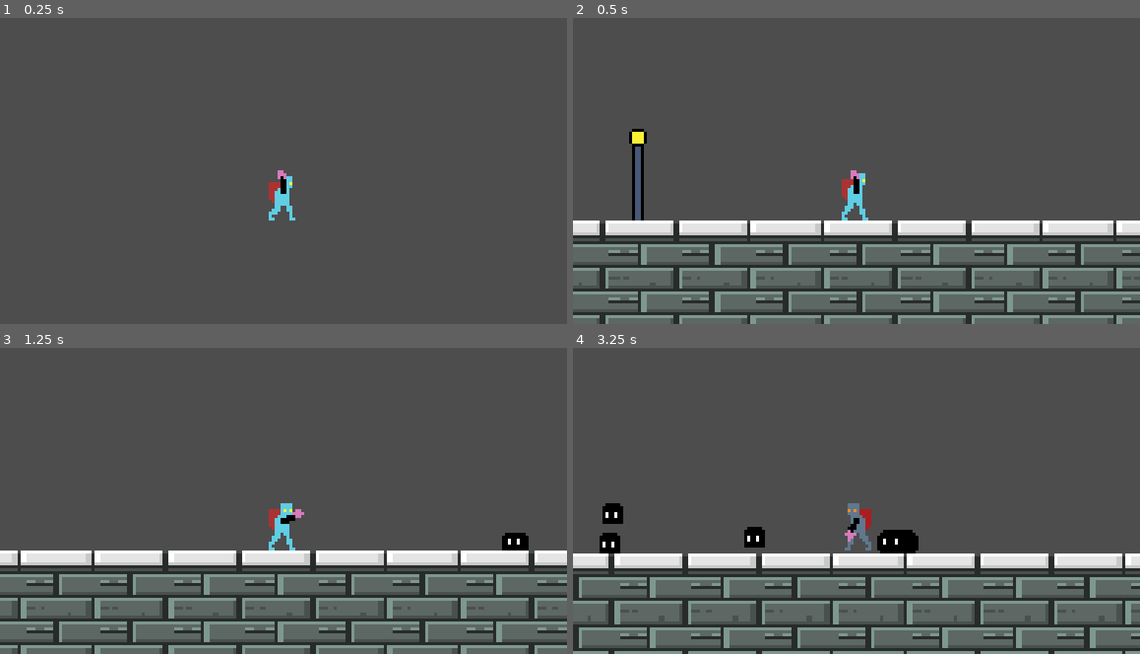
Above: before the commit, frames 1-4 (two rows, left to right).
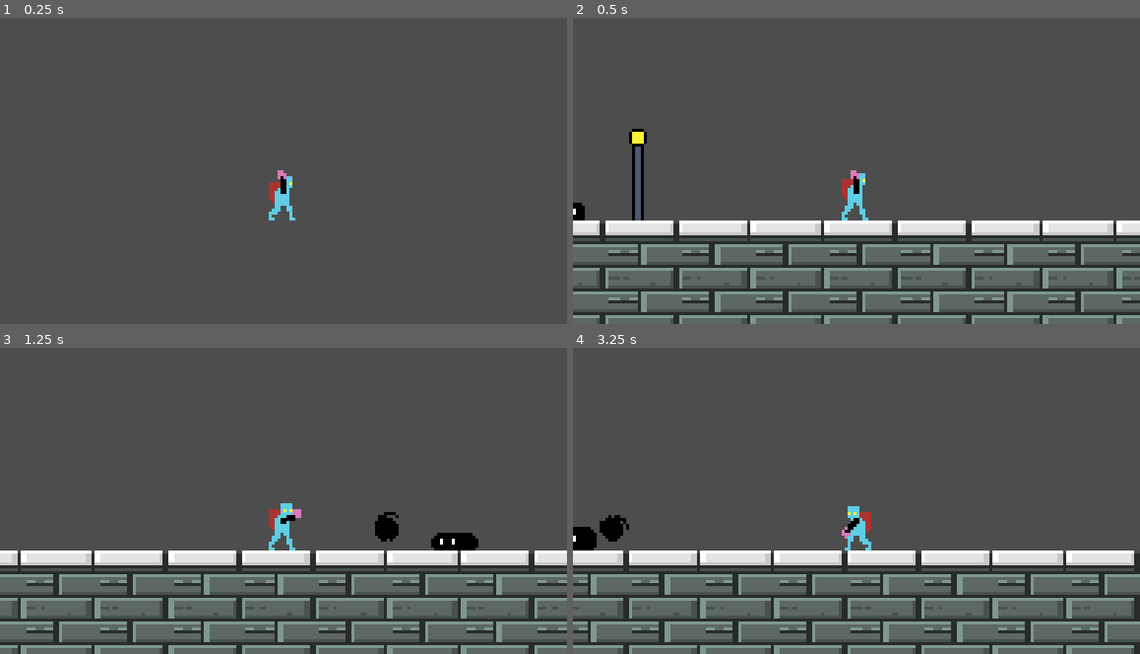
Above: after the commit, the same moments.

Repository: Bbubbee/Qman
Game: Godot game, scene res://scenes/main/main.tscn
Same seed, same stepped clock (60 frames per second), same inputs: the game is played once before the commit and once after it.
Inputs (mouse positions are in pixels of both pictures, inside the frame that each line leads up to):
- Up to frame 1 (0.25 s): no input
- Up to frame 2 (0.5 s): no input
- Up to frame 3 (1.25 s): move the mouse to (408, 479) at 0.52 s; press the mouse at (408, 479) at 0.53 s; hold D (right) from 0.53 s (still down); tap Space (jump) at 0.77 s
- Up to frame 4 (3.25 s): move the mouse to (743, 510) at 1.27 s; release the mouse at (743, 510) at 1.28 s; click (743, 510) at 1.35 s; tap Space (jump) at 1.52, 3.02 s; move the mouse to (913, 424) at 2.02 s; release D (right) at 2.03 s; press the mouse at (913, 424) at 2.03 s; hold A (left) 2.03-2.78 s; move the mouse to (828, 559) at 2.77 s; release the mouse at (828, 559) at 2.78 s; hold D (right) from 2.78 s (still down); click (828, 559) at 2.85 s

Frame 1 is identical in both runs. In frame 2, 0.1% of the frame differs, in the area x 0-3%, y 60-67%; in frame 3, 1.0%; in frame 4, 25%, in the area x 0-100%, y 50-100%.

Commit message:
gust ranged attack

Diff:
--- a/components/h_boxes/health_component.gd
+++ b/components/h_boxes/health_component.gd
@@ -18,7 +18,7 @@
 	var direction = (actor.global_position - attack.global_position).normalized()
 	attack.direction = direction
 
-	if health >= 0:
+	if health > 0:
 		handle_attack.emit(attack, false)
 	else:
 		handle_attack.emit(attack, true)
--- a/components/h_boxes/hurt_hit_box.gd
+++ b/components/h_boxes/hurt_hit_box.gd
@@ -12,8 +12,8 @@
 
 
 func _on_hitbox_entered(hitbox: Hitbox) -> void:
-	if not hitbox and not health_component: return
+	if not hitbox: return
+
+	if health_component: health_component.take_damage(hitbox)
 
 	# Get the direction of the hitbox.
-
-	health_component.take_damage(hitbox)
--- a/scenes/enemies/baby/dust_baby.tscn
+++ b/scenes/enemies/baby/dust_baby.tscn
@@ -1,7 +1,7 @@
 [gd_scene load_steps=11 format=3 uid="uid://c1tmlhlu2k430"]
 
 [ext_resource type="PackedScene" uid="uid://d2cp54aqb1i3t" path="res://scenes/enemies/basic_enemy/enemy.tscn" id="1_dbb4b"]
-[ext_resource type="Texture2D" uid="uid://kg21ha1refg0" path="res://assets/enemies/dust_slime/dust_baby_idle-Sheet.png" id="2_76uyx"]
+[ext_resource type="Texture2D" uid="uid://kg21ha1refg0" path="res://assets/enemies/dust/dust_baby_idle-Sheet.png" id="2_76uyx"]
 [ext_resource type="Script" path="res://scenes/enemies/baby/baby_attack_state.gd" id="3_2l0cj"]
 
 [sub_resource type="RectangleShape2D" id="RectangleShape2D_5vxl5"]
@@ -110,7 +110,7 @@
 }
 
 [node name="HealthComponent" parent="Components" index="0"]
-max_health = 2.08165e-12
+max_health = 2.0
 
 [node name="Collider" parent="Components/HurtHitBox" index="0"]
 position = Vector2(0.5, 4.5)
--- a/scenes/enemies/basic_enemy/enemy.gd
+++ b/scenes/enemies/basic_enemy/enemy.gd
@@ -7,6 +7,7 @@
 @onready var sprite_2d: Sprite2D = $General/Sprite
 @onready var animator: AnimationPlayer = $General/Animator
 @onready var hurt_hit_box: HurtHitBox = $Components/HurtHitBox
+
 
 var facing_right: bool = true
 
@@ -22,3 +23,8 @@
 		state_machine.force_transition("death", attack)
 	else:
 		state_machine.force_transition("damaged", attack)
+
+
+func disable_hitbox():
+	hurt_hit_box.monitorable = false
+	hurt_hit_box.monitoring = false
--- a/scenes/enemies/basic_enemy/enemy_attack_state.gd
+++ b/scenes/enemies/basic_enemy/enemy_attack_state.gd
@@ -5,11 +5,10 @@
 var attack_timer: float = attack_duration
 
 func enter(_enter_params = null):
-	print("enemy attack state")
 	attack_timer = attack_duration
 	actor.velocity = Vector2.ZERO
 
 func process(delta: float) -> void:
 	attack_timer -= delta
 	if attack_timer < 0:
-		transition.emit(self, "wander")
+		transition.emit(self, "follow")
--- a/scenes/enemies/basic_enemy/enemy_death_state.gd
+++ b/scenes/enemies/basic_enemy/enemy_death_state.gd
@@ -11,6 +11,7 @@
 
 func process(_delta: float) -> void:
 	if play_once:
+		actor.disable_hitbox()
 		play_once = false
 		Events.spawn_particles.emit(actor.position, 10, direction)
 
--- a/scenes/enemies/basic_enemy/enemy_wander_state.gd
+++ b/scenes/enemies/basic_enemy/enemy_wander_state.gd
@@ -1,5 +1,6 @@
 extends State
 
+@export var sight_range: float = 50.0
 var wander_time: float
 var move_direction: int
 var player: Player
@@ -30,7 +31,7 @@
 	# Follow the player if close enough.
 	if player:
 		var direction = player.global_position - actor.global_position
-		if direction.length() < 75:
+		if direction.length() < sight_range:
 			transition.emit(self, "follow")
 
 func _on_animator_animation_finished(_anim_name: StringName) -> void:
--- a/scenes/enemies/dust/dust.tscn
+++ b/scenes/enemies/dust/dust.tscn
@@ -1,7 +1,8 @@
-[gd_scene load_steps=10 format=3 uid="uid://3wstfv8sq6h5"]
+[gd_scene load_steps=11 format=3 uid="uid://3wstfv8sq6h5"]
 
 [ext_resource type="PackedScene" uid="uid://d2cp54aqb1i3t" path="res://scenes/enemies/basic_enemy/enemy.tscn" id="1_pvnsd"]
-[ext_resource type="Texture2D" uid="uid://blp0i1i1an3fo" path="res://assets/enemies/dust_slime/dust-Sheet.png" id="2_ycphn"]
+[ext_resource type="Texture2D" uid="uid://blp0i1i1an3fo" path="res://assets/enemies/dust/dust-Sheet.png" id="2_ycphn"]
+[ext_resource type="Script" path="res://scenes/enemies/dust/dust_attack_state.gd" id="3_eli6g"]
 
 [sub_resource type="RectangleShape2D" id="RectangleShape2D_awn4u"]
 size = Vector2(14, 8)
@@ -109,9 +110,25 @@
 "": SubResource("AnimationLibrary_ykw1s")
 }
 
+[node name="HealthComponent" parent="Components" index="0"]
+max_health = 4.0
+
 [node name="Collider" parent="Components/HurtHitBox" index="0"]
 position = Vector2(0, 4)
 rotation = 1.5708
 shape = SubResource("CapsuleShape2D_2npwt")
 
+[node name="Wander" parent="StateMachine" index="0"]
+sight_range = 130.0
+
+[node name="Follow" parent="StateMachine" index="1"]
+attack_range = 120.0
+
+[node name="Attack" parent="StateMachine" index="4"]
+script = ExtResource("3_eli6g")
+attack_duration = 2.0
+
+[node name="AttackMarker" type="Marker2D" parent="." index="4"]
+position = Vector2(-10, 4)
+
 [editable path="Components/HurtHitBox"]
--- /dev/null
+++ b/scenes/enemies/dust/dust_attack_state.gd
@@ -0,0 +1,36 @@
+extends EnemyAttackState
+
+const DUST_BALL = preload("res://scenes/projectiles/dust_ball.tscn")
+@onready var attack_marker: Marker2D = $"../../AttackMarker"
+
+
+func enter(_enter_params = null):
+	attack_timer = attack_duration
+
+	# NOTE: May have to call this one in process instead of in enter.
+
+	# Get player.
+	var level = get_tree().current_scene
+	var player = level.find_child("Player")
+
+	# Prepare the attack.
+	var dust_ball = DUST_BALL.instantiate()
+	var direction = (player.global_position - actor.global_position).normalized()
+	dust_ball.init(direction, attack_marker.global_position)
+
+	# Add dust ball to root.
+	var root = get_tree().get_root()
+	root.add_child(dust_ball)
+
+
+func physics_process(delta: float) -> void:
+	# Handle gravity.
+	if not actor.is_on_floor(): actor.velocity.y += actor.gravity * delta
+	actor.move_and_slide()
+
+
+
+"""
+	TODO:
+		- Sneeze ranged attack.
+"""
--- a/scenes/main/main.tscn
+++ b/scenes/main/main.tscn
@@ -26,16 +26,7 @@
 [node name="Player" parent="Actors" instance=ExtResource("3_o4a5t")]
 
 [node name="Dust" parent="Actors" instance=ExtResource("4_cgpj8")]
-position = Vector2(306, 68)
-
-[node name="DustBaby2" parent="Actors" instance=ExtResource("5_00mne")]
-position = Vector2(156, 59)
-
-[node name="DustBaby3" parent="Actors" instance=ExtResource("5_00mne")]
-position = Vector2(180, 59)
-
-[node name="DustBaby4" parent="Actors" instance=ExtResource("5_00mne")]
-position = Vector2(209, 61)
+position = Vector2(185, 68)
 
 [node name="DustBaby6" parent="Actors" instance=ExtResource("5_00mne")]
 position = Vector2(-107, 49)
--- a/scenes/player/player.tscn
+++ b/scenes/player/player.tscn
@@ -171,6 +171,7 @@
 
 [node name="Hurtbox" parent="Components" node_paths=PackedStringArray("health_component") instance=ExtResource("11_2lm7y")]
 visible = false
+collision_layer = 2
 collision_mask = 4
 health_component = NodePath("../HealthComponent")
 
--- a/scenes/player/states/aim.gd
+++ b/scenes/player/states/aim.gd
@@ -8,6 +8,9 @@
 
 func physics_process(_delta: float):
 	var mouse_pos = actor.get_global_mouse_position()
+	mouse_pos.x = floor(mouse_pos.x)
+	mouse_pos.y = floor(mouse_pos.y)
+
 	var pos = actor.global_position
 
 	# Make the arm aim at the mouse.
@@ -25,8 +28,7 @@
 
 			var gust = GUST.instantiate()
 
-			var direction = actor.get_global_mouse_position() - actor.global_position
-			direction = direction.normalized()
+			var direction = (actor.get_global_mouse_position() - actor.global_position).normalized()
 			gust.init(direction, actor.bullet_marker.global_position)
 
 			var root = get_tree().get_root()
--- /dev/null
+++ b/scenes/projectiles/base_projectile.gd
@@ -0,0 +1,24 @@
+extends Node2D
+class_name Projectile
+
+
+@export var speed = 125.0
+var direction: Vector2
+
+
+func init(dir: Vector2, pos: Vector2):
+	self.direction = dir
+	self.global_position = pos
+
+
+func _physics_process(delta: float) -> void:
+	global_position += (speed * direction) * delta
+	rotation = direction.angle()
+
+#
+#func _on_area_entered(_area: Area2D) -> void:
+	#queue_free()
+#
+#
+#func _on_timer_timeout() -> void:
+	#queue_free()
--- /dev/null
+++ b/scenes/projectiles/base_projectile.tscn
@@ -0,0 +1,10 @@
+[gd_scene load_steps=3 format=3 uid="uid://sixg7r07na5k"]
+
+[ext_resource type="Script" path="res://scenes/projectiles/base_projectile.gd" id="1_73w1f"]
+[ext_resource type="Texture2D" uid="uid://l0m3emin34mf" path="res://assets/enemies/dust/dust-ball.png" id="1_i24of"]
+
+[node name="BaseProjectile" type="Node2D"]
+script = ExtResource("1_73w1f")
+
+[node name="Sprite" type="Sprite2D" parent="."]
+texture = ExtResource("1_i24of")
--- /dev/null
+++ b/scenes/projectiles/dust_ball.gd
@@ -0,0 +1,14 @@
+extends Projectile
+
+
+
+
+func _physics_process(delta: float) -> void:
+	global_position += (speed * direction) * delta
+	rotation -= (delta * 50)
+
+
+
+func _on_hurt_hit_box_area_entered(area: Area2D) -> void:
+	Events.spawn_particles.emit(self.global_position, 10, self.direction)
+	queue_free()
--- /dev/null
+++ b/scenes/projectiles/dust_ball.tscn
@@ -0,0 +1,23 @@
+[gd_scene load_steps=5 format=3 uid="uid://c8gn2ld6v3oa4"]
+
+[ext_resource type="PackedScene" uid="uid://sixg7r07na5k" path="res://scenes/projectiles/base_projectile.tscn" id="1_5hwhj"]
+[ext_resource type="Script" path="res://scenes/projectiles/dust_ball.gd" id="2_k0ujd"]
+[ext_resource type="PackedScene" uid="uid://lge6t38xhjjm" path="res://components/h_boxes/hurt_hit_box.tscn" id="3_2l01q"]
+
+[sub_resource type="CircleShape2D" id="CircleShape2D_k7oh2"]
+radius = 4.0
+
+[node name="DustBall" instance=ExtResource("1_5hwhj")]
+script = ExtResource("2_k0ujd")
+speed = 70.0
+
+[node name="HurtHitBox" parent="." index="1" instance=ExtResource("3_2l01q")]
+collision_layer = 4
+collision_mask = 10
+
+[node name="Collider" parent="HurtHitBox" index="0"]
+shape = SubResource("CircleShape2D_k7oh2")
+
+[connection signal="area_entered" from="HurtHitBox" to="." method="_on_hurt_hit_box_area_entered"]
+
+[editable path="HurtHitBox"]
Renamed: assets/enemies/dust_slime/dust-Sheet.png -> assets/enemies/dust/dust-Sheet.png
Not shown, added: assets/enemies/dust/dust-Sheet.png.import
Binary file added: assets/enemies/dust/dust-ball.png
Not shown, changed: assets/enemies/dust/dust-ball.png.import
Renamed: assets/enemies/dust_slime/dust.aseprite -> assets/enemies/dust/dust.aseprite
Renamed: assets/enemies/dust_slime/dust_baby_idle-Sheet.png -> assets/enemies/dust/dust_baby_idle-Sheet.png
Not shown, changed: assets/enemies/dust/dust_baby_idle-Sheet.png.import
Renamed: assets/enemies/dust_slime/dust_baby_idle.aseprite -> assets/enemies/dust/dust_baby_idle.aseprite
Not shown, added: assets/enemies/dust/.DS_Store
